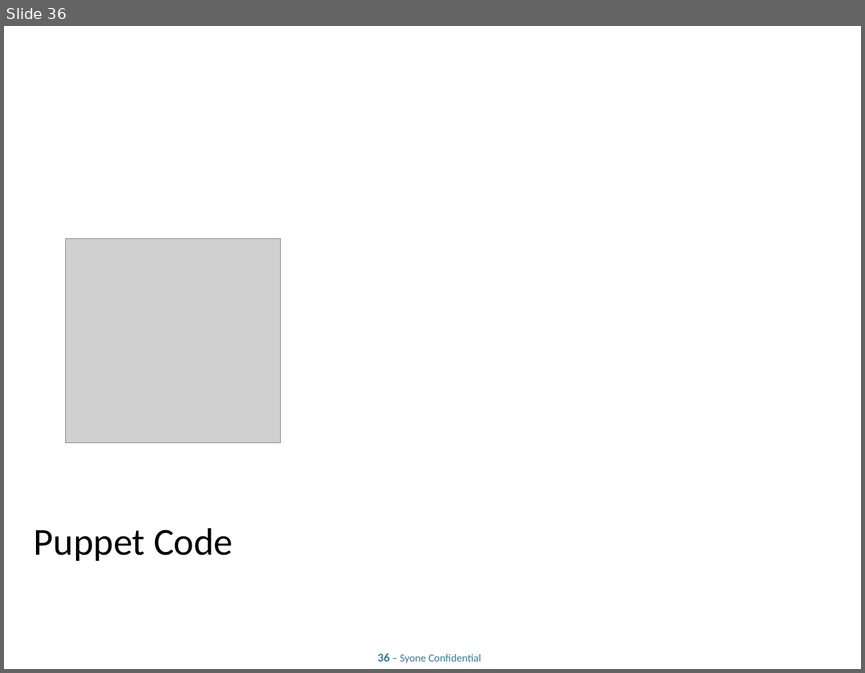
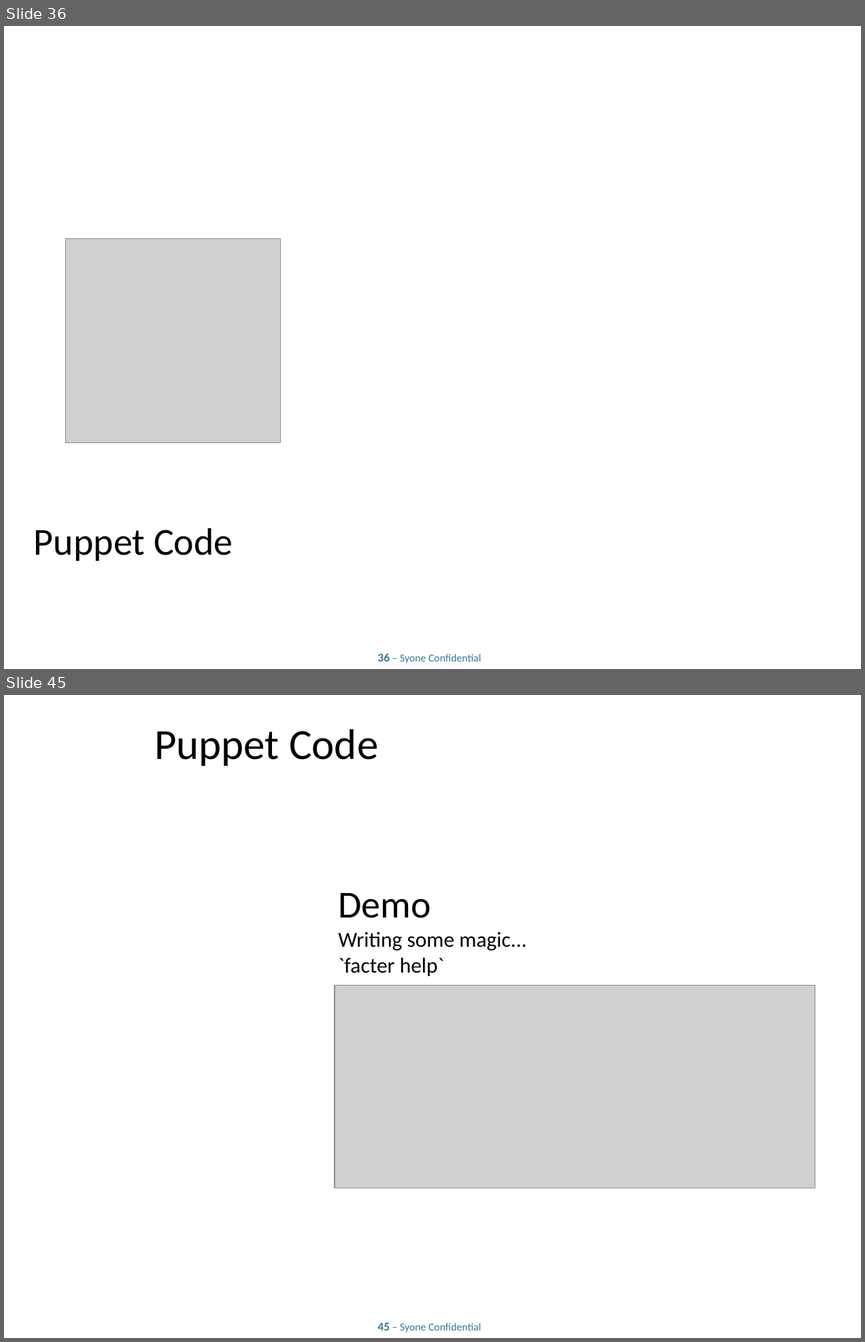
Before and after one commit to lpalgarvio/puppet-training, a slide deck: presentation/Advanced Puppet.odp. Shown one above the other, each under a label of ours: slide 36 before the commit, slides 36 and 45 after it; the slides between them are not shown. The pictures are 865x673 and 865x1342 pixels, drawn with LibreOffice and Linux fonts; fonts in the diff are those of the drawing; grey boxes stand for pictures; background and template pictures are left out. Boxes give left, top, right and bottom in pixels: in the first picture for what was removed or moved away, otherwise in the second. Text is boxed around its words. In the diff, an @@ line names an element or a change of style, - is before the commit and + after.

```diff
--- a/presentation/Advanced Puppet.odp
+++ b/presentation/Advanced Puppet.odp
@@ slide 45 added at [4, 695, 861, 1338], background #FFFFFF; not listed: 1 template element that a slide beside it also shows @@
@@ title added at [154, 729, 378, 766], 36 pt, text #000000 @@
+Puppet Code
@@ title added at [338, 893, 526, 976], 18 pt, text #000000 @@
+Demo
+Writing some magic...
+`facter help`
@@ picture added at [334, 985, 815, 1187] @@
```
Also in this commit, not shown: 6 slides changed, 8 other slides added, 4 other files.
